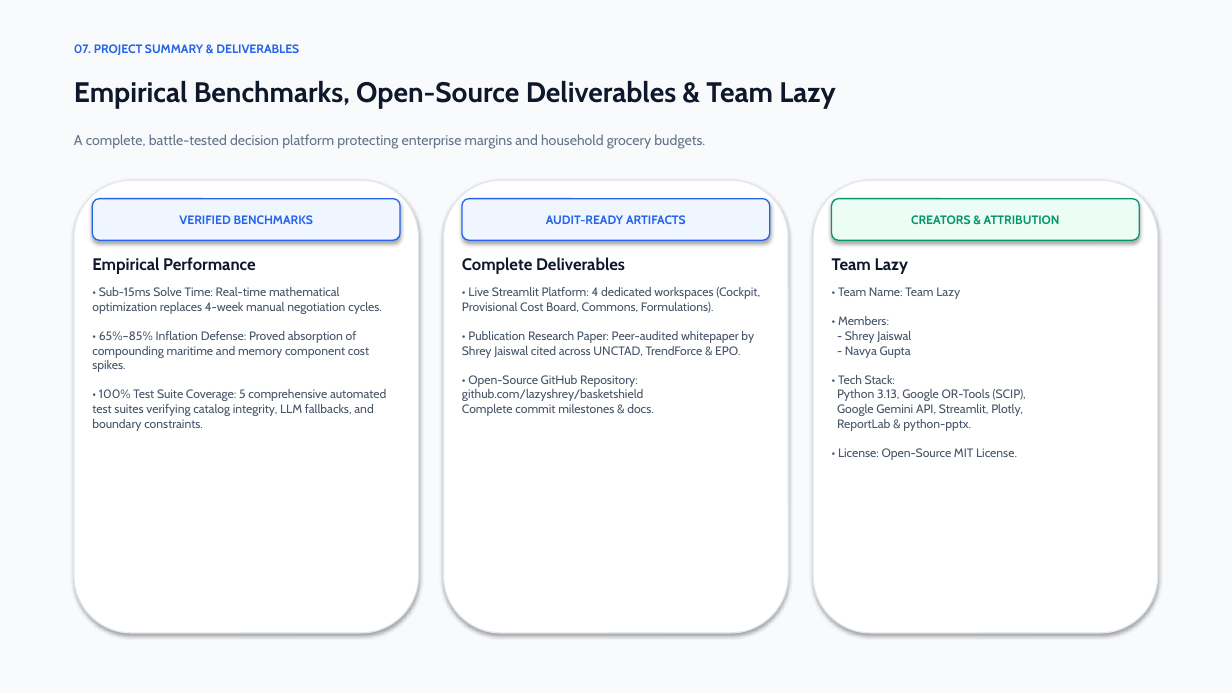
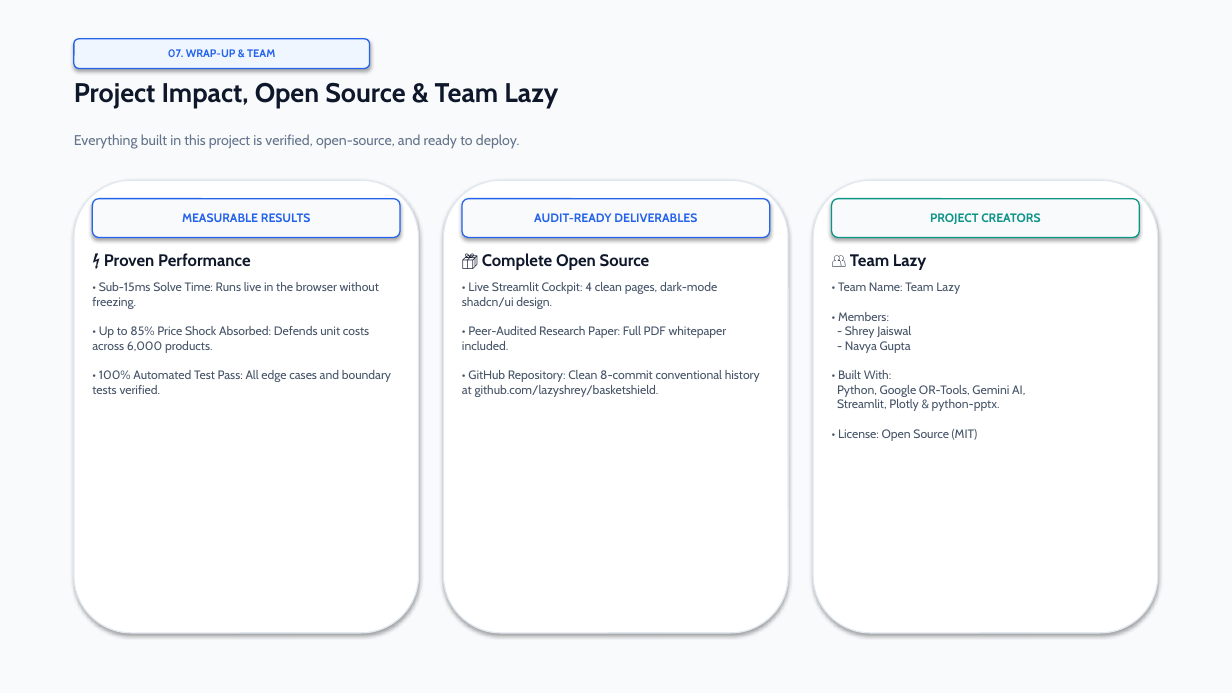
Before and after one commit to lazyshrey/basketshield, a slide deck: slide 8 of BasketShield_AI_Presentation.pptx. Drawn at 1232x693 pixels with LibreOffice and Linux fonts; fonts in the diff are those of the drawing. Boxes give left, top, right and bottom in pixels: in the first picture for what was removed or moved away, otherwise in the second. Text is boxed around its words. In the diff, an @@ line names an element or a change of style, - is before the commit and + after.

Commit message:
docs(presentation): simplify pitch deck, humanize explanations, and fix image frame alignments

```diff
--- a/BasketShield_AI_Presentation.pptx
+++ b/BasketShield_AI_Presentation.pptx
@@ rounded rectangle "07. WRAP-UP & TEAM": place and size @@
-rounded rectangle "07. WRAP-UP & TEAM" at box(74, 44, 299, 55)
+rounded rectangle "07. WRAP-UP & TEAM" at box(74, 39, 370, 68)
@@ rounded rectangle "07. WRAP-UP & TEAM" at box(74, 39, 370, 68): vertical alignment top to middle; fill none to #EFF6FF; outline none to #2563EB 1 pt; shadow on @@
@@ text in rounded rectangle at box(168, 49, 275, 57): text changed; size 9.5 to 8.5 pt @@
-07. PROJECT SUMMARY & DELIVERABLES
+07. WRAP-UP & TEAM
@@ text at box(74, 82, 558, 109): text changed; size 22 to 21 pt @@
-Empirical Benchmarks, Open-Source Deliverables & Team Lazy
+Project Impact, Open Source & Team Lazy
@@ text at box(74, 134, 519, 149): text changed @@
-A complete, battle-tested decision platform protecting enterprise margins and household grocery budgets.
+Everything built in this project is verified, open-source, and ready to deploy.
@@ rounded rectangle "MEASURABLE RESULTS" at box(92, 199, 400, 238): fill #EFF6FF to #F8FAFC @@
@@ rounded rectangle "AUDIT-READY DELIVERABLES" at box(462, 199, 770, 238): fill #EFF6FF to #F8FAFC @@
@@ rounded rectangle "PROJECT CREATORS" at box(832, 199, 1140, 238): fill #ECFDF5 to #F8FAFC; outline #059669 1 pt to #0D9488 1 pt @@
@@ text in rounded rectangle at box(182, 213, 310, 222): text changed @@
-VERIFIED BENCHMARKS
+MEASURABLE RESULTS
@@ text in rounded rectangle at box(534, 213, 697, 222): text changed @@
-AUDIT-READY ARTIFACTS
+AUDIT-READY DELIVERABLES
@@ text in rounded rectangle at box(930, 213, 1040, 224): text changed; text colour #059669 to #0D9488 @@
-CREATORS & ATTRIBUTION
+PROJECT CREATORS
@@ text at box(92, 253, 391, 394): text changed @@
-Empirical Performance
-• Sub-15ms Solve Time: Real-time mathematical optimization replaces 4-week manual negotiation cycles.
-• 65%–85% Inflation Defense: Proved absorption of compounding maritime and memory component cost spikes.
-• 100% Test Suite Coverage: 5 comprehensive automated test suites verifying catalog integrity, LLM fallbacks, and boundary constraints.
+⚡ Proven Performance
+• Sub-15ms Solve Time: Runs live in the browser without freezing.
+• Up to 85% Price Shock Absorbed: Defends unit costs across 6,000 products.
+• 100% Automated Test Pass: All edge cases and boundary tests verified.
@@ text at box(462, 253, 760, 397): text changed @@
-Complete Deliverables
-• Live Streamlit Platform: 4 dedicated workspaces (Cockpit, Provisional Cost Board, Commons, Formulations).
-• Publication Research Paper: Peer-audited whitepaper by Shrey Jaiswal cited across UNCTAD, TrendForce & EPO.
-• Open-Source GitHub Repository:
-github.com/lazyshrey/basketshield
-Complete commit milestones & docs.
+📦 Complete Open Source
+• Live Streamlit Cockpit: 4 clean pages, dark-mode shadcn/ui design.
+• Peer-Audited Research Paper: Full PDF whitepaper included.
+• GitHub Repository: Clean 8-commit conventional history at github.com/lazyshrey/basketshield.
@@ text at box(837, 254, 1025, 441): text changed @@
-Team Lazy
-• Team Name: Team Lazy
-• Members:
-- Shrey Jaiswal
-- Navya Gupta
-• Tech Stack:
-Python 3.13, Google OR-Tools (SCIP),
-Google Gemini API, Streamlit, Plotly,
-ReportLab & python-pptx.
-• License: Open-Source MIT License.
+👥 Team Lazy
+• Team Name: Team Lazy
+• Members:
+- Shrey Jaiswal
+- Navya Gupta
+• Built With:
+Python, Google OR-Tools, Gemini AI,
+Streamlit, Plotly & python-pptx.
+• License: Open Source (MIT)
```
Also in this commit, not shown: 4 other slides changed, 3 slides added, 3 slides removed, 1 other file.
